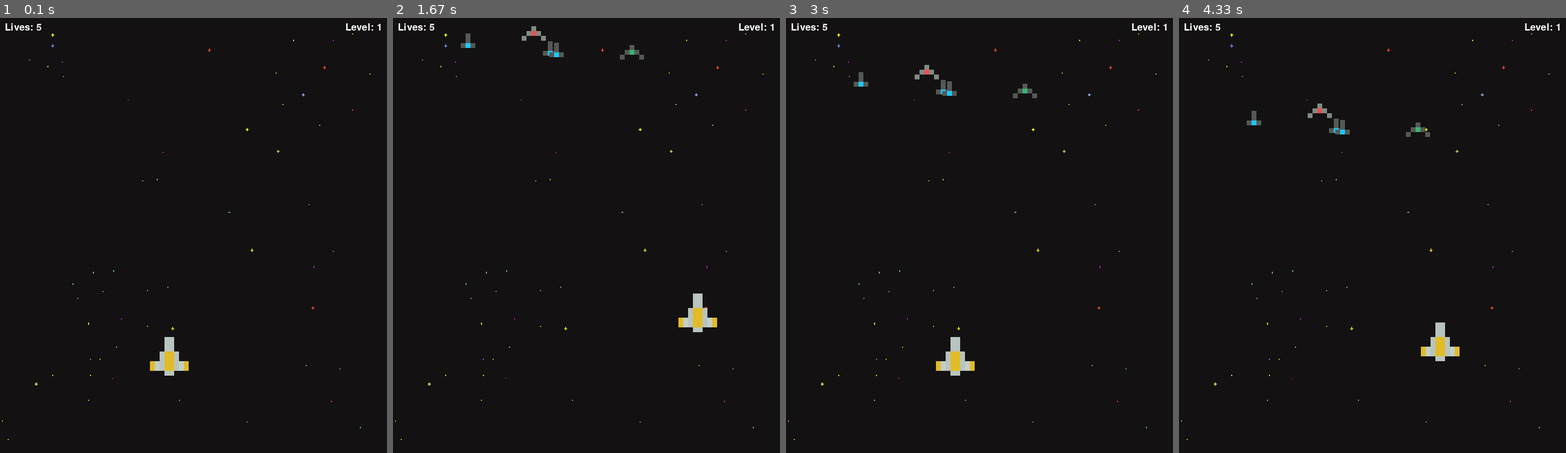
Above: before the commit, frames 1-4 (left to right).
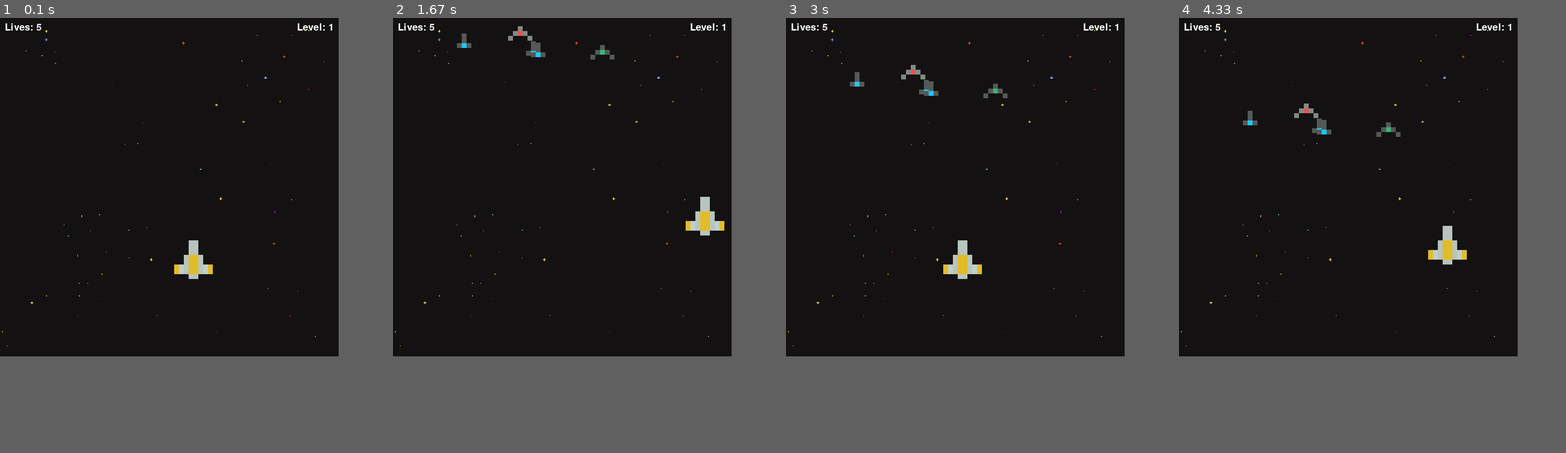
Above: after the commit, the same moments.

Repository: iSebass/PythonProjects
Game: pygame game, started from PyGame/SpaceInvader_V2/main.py
Two runs of this game, one before a commit and one after it. Both use one fixed random seed, a clock stepped at 60 frames per second and the inputs below.
Inputs:
- Up to frame 1 (0.1 s): no input
- Up to frame 2 (1.67 s): hold Right 0.33-0.8 s; hold Up 0.83-1.13 s; hold Right 1.17-1.63 s
- Up to frame 3 (3 s): hold Left 1.67-2.2 s; hold Down 2.23-2.53 s; hold Left 2.57-2.97 s
- Up to frame 4 (4.33 s): hold Up 3-3.37 s; hold Right 3.4-4.03 s; hold Down from 4.07 s (still down)
The window is 800x900 before the commit and 700x700 after it. Grey fills any space a smaller window leaves; there, only what the larger window draws over its background counts as a difference.

The runs differ from the first frame. In frame 1, 1.1% of the frame differs, in the area x 0-99%, y 1-97%; in frame 2, 1.8%; in frame 3, 1.8%; in frame 4, 1.8%.

Commit message:
se agregan proyectos de pygame

Diff:
--- /dev/null
+++ b/PyGame/CursoCodigoFacilito/1-surface.py
@@ -0,0 +1,21 @@
+import sys
+import pygame
+
+
+#iniciamos pygame
+pygame.init()
+
+#
+WIDTH  = 400
+HEIGHT = 500
+
+#la funcion pygame regresa una superficie
+surface = pygame.display.set_mode( (WIDTH, HEIGHT) )
+pygame.display.set_caption("EL JUEGO DE iSEBAS")
+
+#creamos el loop, donde escucharemos los eventos de la ventana
+while True:
+    for event in pygame.event.get():
+        if event.type == pygame.QUIT:
+            pygame.quit()
+            sys.exit()
--- /dev/null
+++ b/PyGame/CursoCodigoFacilito/2-color.py
@@ -0,0 +1,31 @@
+import sys
+import pygame
+
+WIDTH  = 400
+HEIGHT = 600
+
+surface = pygame.display.set_mode( (WIDTH, HEIGHT) )
+
+pygame.display.set_caption("el juego de Isebas")
+
+#COLOR RGB
+white = (255,255,255)
+red   = (127,10,15)
+blue  = (0,0,255)
+green = (0,255,0)
+
+my_color = ( 200,90,130 )
+
+backgroundColor = pygame.Color( my_color )
+
+while True:
+    for event in pygame.event.get():
+        if event.type == pygame.QUIT:
+            pygame.quit()
+            sys.exit()
+
+    #actualizamos el color
+    surface.fill(backgroundColor)
+
+    #actualizamos la pantalla
+    pygame.display.update()
--- /dev/null
+++ b/PyGame/CursoCodigoFacilito/3-rectangulos.py
@@ -0,0 +1,35 @@
+import sys
+import pygame
+
+
+pygame.init()
+
+
+WIDTH   = 400
+HEIGHT  = 500
+surface = pygame.display.set_mode( (WIDTH , HEIGHT) )
+pygame.display.set_caption("EL JUEGO DE iSebas")
+
+white    = (255,255,255)
+red      = (115,30,80)
+green    = (30,180,20)
+my_color = (118,30,80)
+
+#clase para crear rectangulos
+rect = pygame.Rect(100, 200, 120,60)
+rect.center = ( WIDTH//2, HEIGHT//2 )
+
+#         POSX POSY W   H
+rect2 = ( 100, 100, 80, 40)
+
+while True:
+
+    for event in pygame.event.get():
+        if event.type == pygame.QUIT:
+            pygame.quit()
+            sys.exit()
+
+    surface.fill( white )
+    pygame.draw.rect(surface, red, rect)
+    pygame.draw.rect(surface, green, rect2)
+    pygame.display.update()
--- /dev/null
+++ b/PyGame/CursoCodigoFacilito/4-objetos.py
@@ -0,0 +1,43 @@
+import sys
+import pygame
+
+
+pygame.init()
+
+WIDTH  = 400
+HEIGHT = 600
+
+surface  = pygame.display.set_mode(  (WIDTH, HEIGHT)  )
+pygame.display.set_caption("el Jueguito de Sebas :D")
+
+
+white = (255, 255, 255)
+red   = (115, 38,   80)
+green = ( 52, 157,  89)
+blue  = ( 59,  87, 181)
+
+
+
+while True:
+    for event in pygame.event.get():
+        if event.type == pygame.QUIT:
+            pygame.quit()
+            sys.exit()
+
+        surface.fill( white )
+
+        #draw
+        '''
+        pygame.draw.rect(surface, red, (100,100,80,40) )
+        pygame.draw.circle(surface, green, (50,50),50)
+        pygame.draw.line(surface, red, (100,100),(30,40),10 )
+        '''
+
+        pygame.draw.polygon(surface, green, (
+                (0,400),
+                (100,300),
+                (200,400)
+            )
+        )
+
+        pygame.display.update()
--- /dev/null
+++ b/PyGame/CursoCodigoFacilito/5-Polygon.py
@@ -0,0 +1,43 @@
+import sys
+import pygame
+
+
+pygame.init()
+
+WIDTH  = 400
+HEIGHT = 600
+
+surface  = pygame.display.set_mode(  (WIDTH, HEIGHT)  )
+pygame.display.set_caption("el Jueguito de Sebas :D")
+
+
+white = (255, 255, 255)
+red   = (115, 38,   80)
+green = ( 52, 157,  89)
+blue  = ( 59,  87, 181)
+
+
+
+while True:
+    for event in pygame.event.get():
+        if event.type == pygame.QUIT:
+            pygame.quit()
+            sys.exit()
+
+        surface.fill( white )
+
+        #draw
+        '''
+        pygame.draw.rect(surface, red, (100,100,80,40) )
+        pygame.draw.circle(surface, green, (50,50),50)
+        pygame.draw.line(surface, red, (100,100),(30,40),10 )
+        '''
+
+        pygame.draw.polygon(surface, green, (
+                (0,400),
+                (100,300),
+                (200,400)
+            )
+        )
+
+        pygame.display.update()
--- /dev/null
+++ b/PyGame/CursoCodigoFacilito/6-Superficies.py
@@ -0,0 +1,35 @@
+import sys
+import pygame
+
+pygame.init()
+
+WIDTH  = 500
+HEIGHT = 600
+
+surface = pygame.display.set_mode( (WIDTH, HEIGHT) )
+pygame.display.set_caption("el Juego del Sebitas :D")
+
+
+white = (255, 255, 255)
+red   = (115, 38,   80)
+green = ( 52, 157,  89)
+blue  = ( 59,  87, 181)
+
+surface2 = pygame.Surface( (200, 200) )
+surface2.fill(green)
+
+rect = surface2.get_rect()
+rect.center = ( WIDTH//2, HEIGHT//2)
+
+while True:
+    for event in pygame.event.get():
+        if event.type == pygame.QUIT:
+            pygame.quit()
+            sys.exit()
+
+    surface.fill( white )
+
+    surface.blit(surface2,rect)
+    pygame.draw.rect(surface2, red,  (80,40,20,30))
+
+    pygame.display.update()
--- /dev/null
+++ b/PyGame/CursoCodigoFacilito/7-imagenes.py
@@ -0,0 +1,31 @@
+import sys
+import pygame
+
+pygame.init()
+
+WIDTH  = 600
+HEIGHT = 600
+
+surface = pygame.display.set_mode(  (WIDTH, HEIGHT)  )
+pygame.display.set_caption("el Juego de Sebitas")
+
+white = (255, 255, 255)
+red   = (115, 38,   80)
+green = ( 52, 157,  89)
+blue  = ( 59,  87, 181)
+
+
+player = pygame.image.load('img/codi.png')
+rect  = player.get_rect()
+rect.center = (WIDTH//2, HEIGHT//2)
+
+while True:
+    for event in pygame.event.get():
+        if event.type == pygame.QUIT:
+            pygame.quit()
+            sys.exit()
+
+    surface.fill( white )
+    surface.blit(player, rect)
+
+    pygame.display.update()
--- /dev/null
+++ b/PyGame/CursoCodigoFacilito/8-Texto.py
@@ -0,0 +1,28 @@
+import sys
+import pygame
+
+pygame.init()
+
+WIDTH = 600
+HEIGH = 600
+
+surface = pygame.display.set_mode (  (WIDTH,HEIGH) )
+pygame.display.set_caption("el Jueguito de Sebas")
+
+
+white = (255, 255, 255)
+red   = (115, 38,   80)
+green = ( 52, 157,  89)
+blue  = ( 59,  87, 181)
+
+while True:
+
+    for event in pygame.event():
+
+        if event.type == pygame.QUIT:
+            pygame.quit()
+            sys.exit()
+
+    surface.fill(white)
+
+    pygame.display.update()
--- /dev/null
+++ b/PyGame/CursoCodigoFacilito/guia.py
@@ -0,0 +1,4 @@
+frame = "* 2.5 / 3.6 / 4.2 #"
+
+POT1 = float( frame[1:6] )
+print(type(POT1) )
--- a/PyGame/SpaceInvader_V2/main.py
+++ b/PyGame/SpaceInvader_V2/main.py
@@ -5,7 +5,7 @@
 
 #Creamos el lienzo donde vamos a trabajar
 pygame.font.init()
-WIDTH, HEIGHT = 800,900
+WIDTH, HEIGHT = 700,700
 window = pygame.display.set_mode( (WIDTH, HEIGHT) )
 pygame.display.set_caption('INVADERS SPACE')
 
@@ -90,7 +90,7 @@
 
     main_font = pygame.font.SysFont("comicsans", 30)
 
-    player = Player(300,650)
+    player = Player(WIDTH//2, HEIGHT//2+100)
 
 
 
Binary file added: PyGame/CursoCodigoFacilito/img/codi.png
Binary file added: PyGame/CursoCodigoFacilito/img/small_rectangle.png
